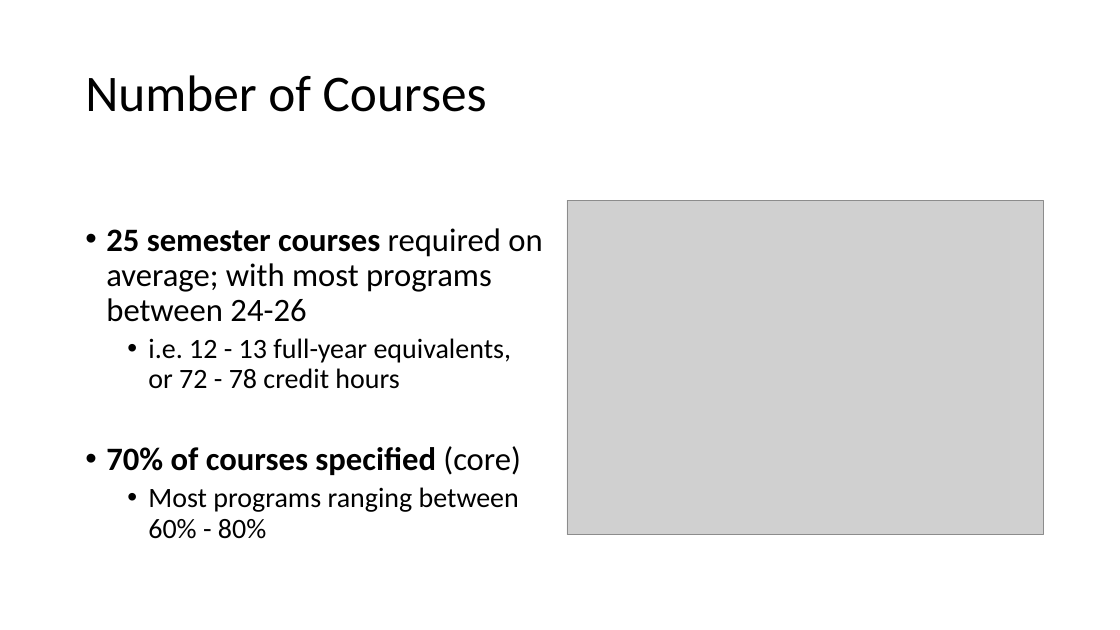
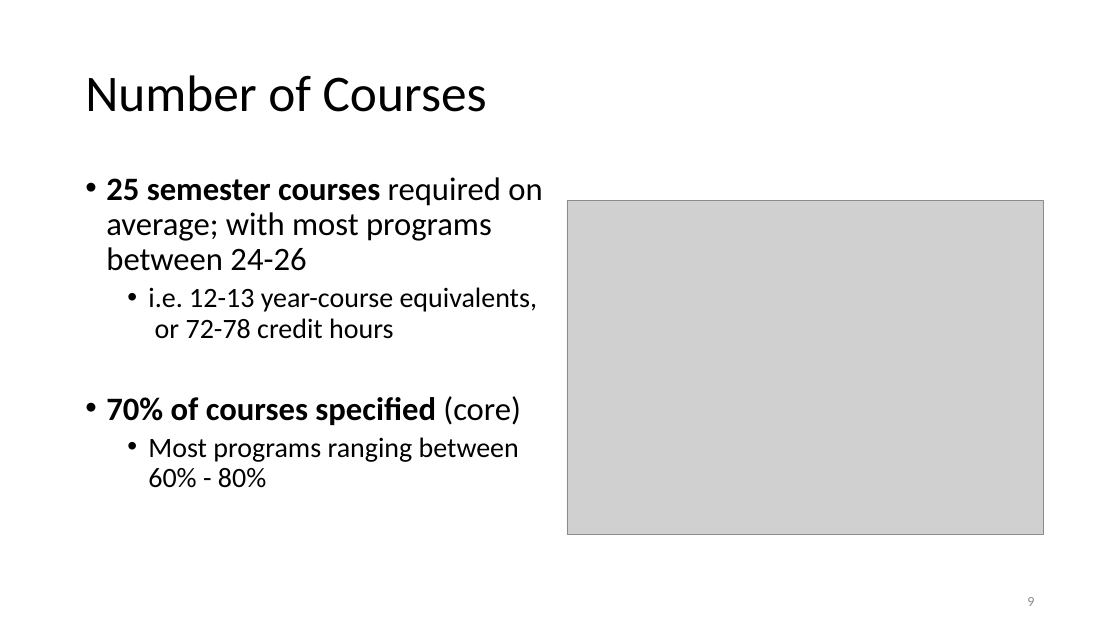
Before and after one commit to damouras/SoSC, a slide deck: slide 9 of Status fo Statistics Curricula.pptx. Drawn at 1120x630 pixels with LibreOffice and Linux fonts; fonts in the diff are those of the drawing; grey boxes stand for pictures. Boxes give left, top, right and bottom in pixels: in the first picture for what was removed or moved away, otherwise in the second. Text is boxed around its words. In the diff, an @@ line names an element or a change of style, - is before the commit and + after.

```diff
--- a/Status fo Statistics Curricula.pptx
+++ b/Status fo Statistics Curricula.pptx
@@ text at bbox=[148, 287, 537, 339]: text changed @@
-  • i.e. 12 - 13 full-year equivalents, or 72 - 78 credit hours
+  • i.e. 12-13 year-course equivalents, or 72-78 credit hours
@@ page number added at bbox=[1027, 597, 1034, 606], 12 pt, text #8C8C8C @@
+9
```
Also in this commit, not shown: 11 other slides changed, 5 other files.
